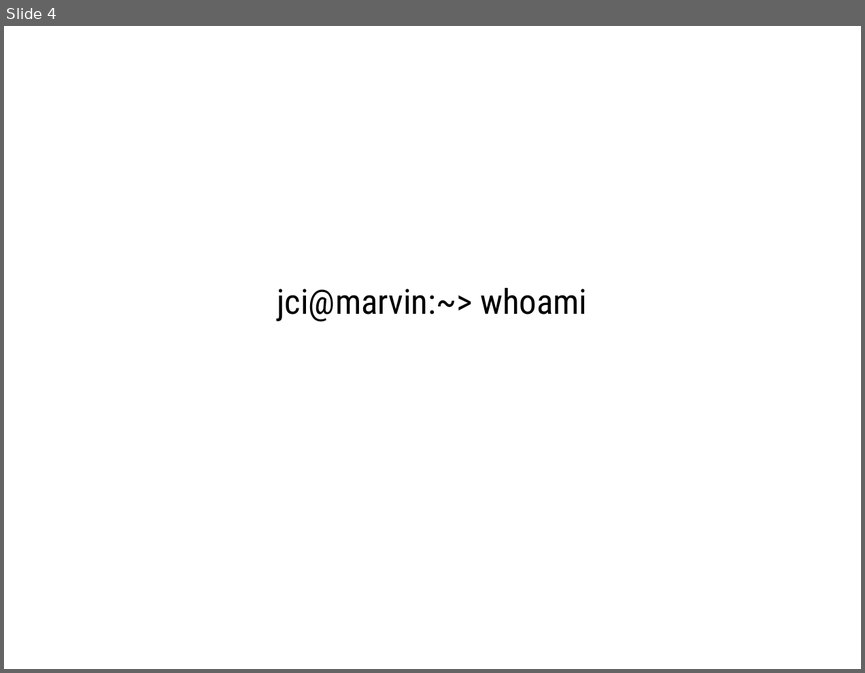
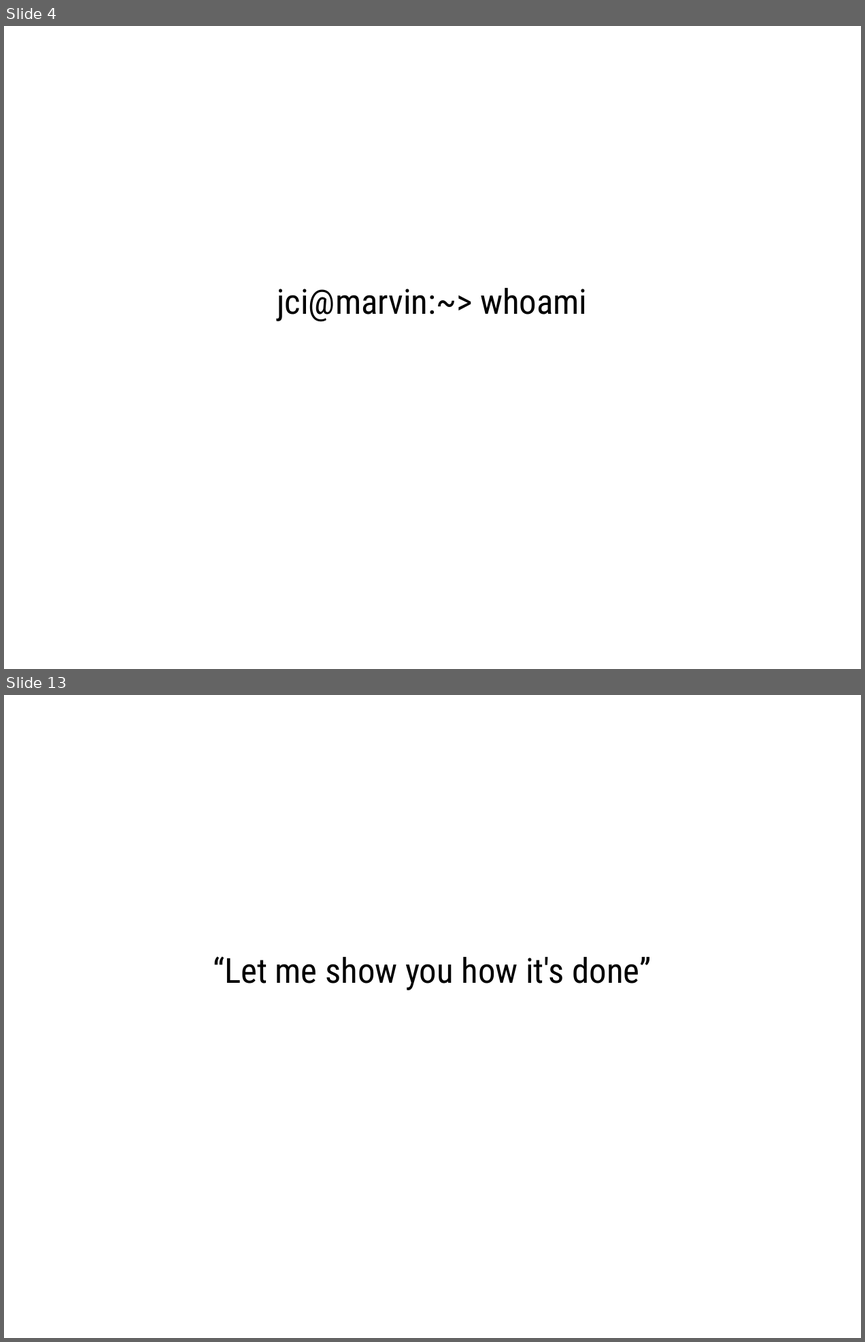
Before and after one commit to jci/charlas, a slide deck: UAT-20171116.odp. Shown one above the other, each under a label of ours: slide 4 before the commit, slides 4 and 13 after it; the slides between them are not shown. The pictures are 865x673 and 865x1342 pixels, drawn with LibreOffice and Linux fonts; fonts in the diff are those of the drawing. Boxes give left, top, right and bottom in pixels: in the first picture for what was removed or moved away, otherwise in the second. Text is boxed around its words. In the diff, an @@ line names an element or a change of style, - is before the commit and + after.

```diff
--- a/UAT-20171116.odp
+++ b/UAT-20171116.odp
@@ slide 13 added at box(4, 695, 861, 1338), background #FFFFFF @@
@@ subtitle added at box(213, 956, 651, 990), 32 pt, text #000000 @@
+“Let me show you how it's done”
```
Also in this commit, not shown: 1 slide changed, 26 other slides added, 5 other files.
